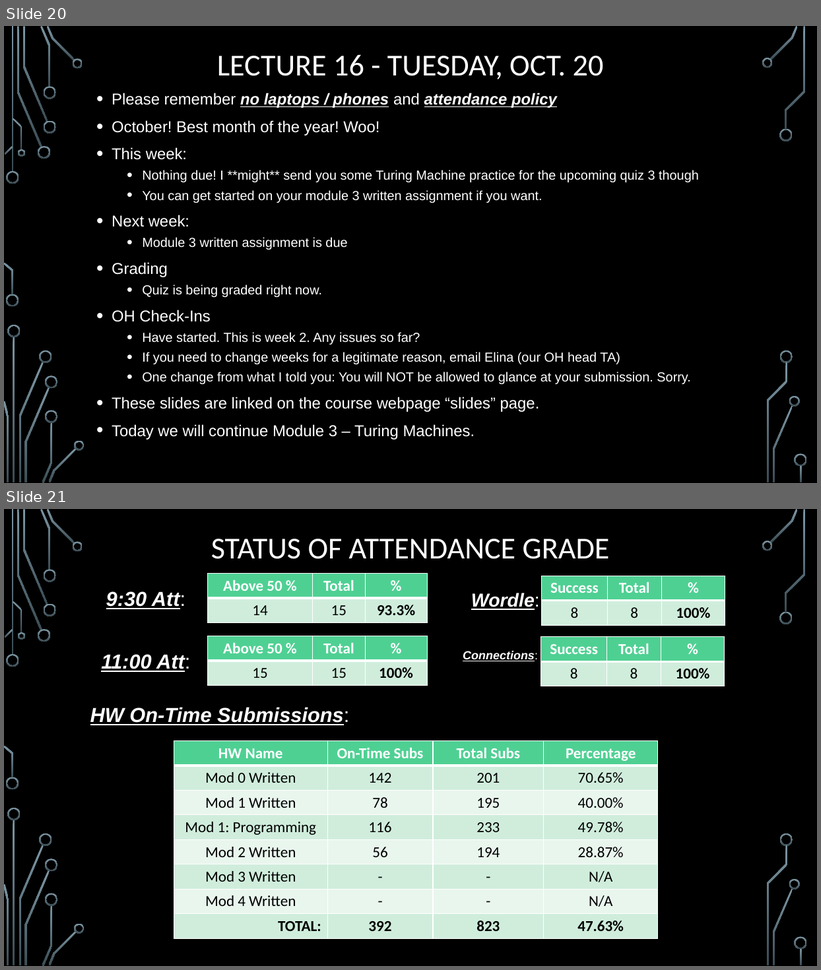
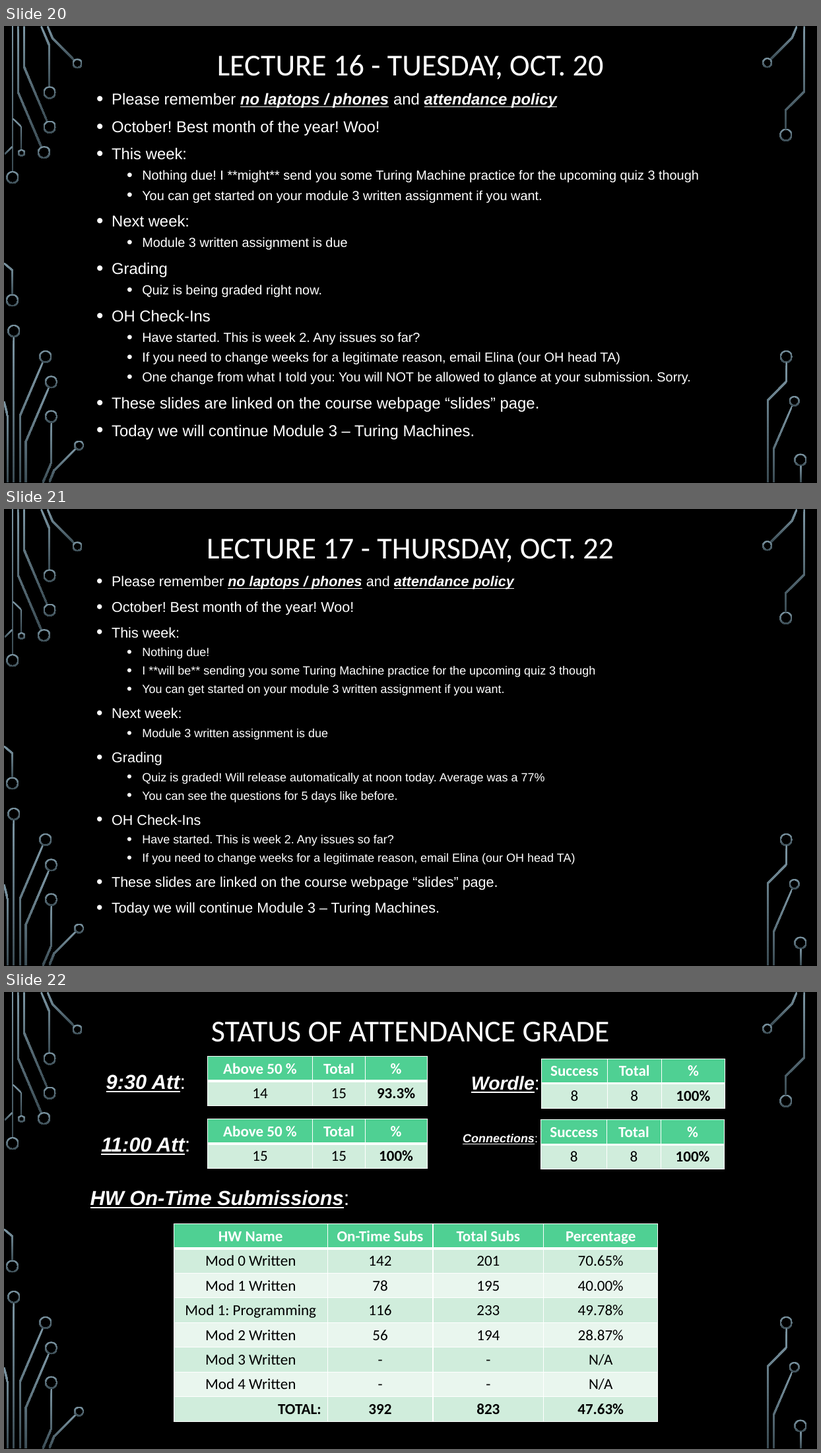
Before and after one commit to markfloryan/dmt2, a slide deck: slides/00-DailyAnnouncements.pptx. Shown one above the other, each under a label of ours: slides 20 and 21 before the commit, slides 20, 21 and 22 after it. The pictures are 821x970 and 821x1453 pixels, drawn with LibreOffice and Linux fonts; fonts in the diff are those of the drawing; background and template pictures are left out. Boxes give left, top, right and bottom in pixels: in the first picture for what was removed or moved away, otherwise in the second. Text is boxed around its words. In the diff, an @@ line names an element or a change of style, - is before the commit and + after.

Commit message:
announcements

```diff
--- a/slides/00-DailyAnnouncements.pptx
+++ b/slides/00-DailyAnnouncements.pptx
@@ slide 21 added at [4, 509, 817, 966], background picture (left out); not listed: 36 template elements that a slide beside it also shows @@
@@ title added at [207, 539, 614, 562], 36 pt, text #FFFFFF @@
+LECTURE 17 - THURSDAY, OCT. 22
@@ text added at [112, 576, 595, 916], 14 pt, text #FFFFFF @@
+• Please remember no laptops / phones and attendance policy
+• October! Best month of the year! Woo!
+• This week:
+  • Nothing due!
+  • I **will be** sending you some Turing Machine practice for the upcoming quiz 3 though
+  • You can get started on your module 3 written assignment if you want.
+• Next week:
+  • Module 3 written assignment is due
+• Grading
+  • Quiz is graded! Will release automatically at noon today. Average was a 77%
+  • You can see the questions for 5 days like before.
+• OH Check-Ins
+  • Have started. This is week 2. Any issues so far?
+  • If you need to change weeks for a legitimate reason, email Elina (our OH head TA)
+• These slides are linked on the course webpage “slides” page.
+• Today we will continue Module 3 – Turing Machines.
@@ what was slide 21 is now slide 22 @@
```
